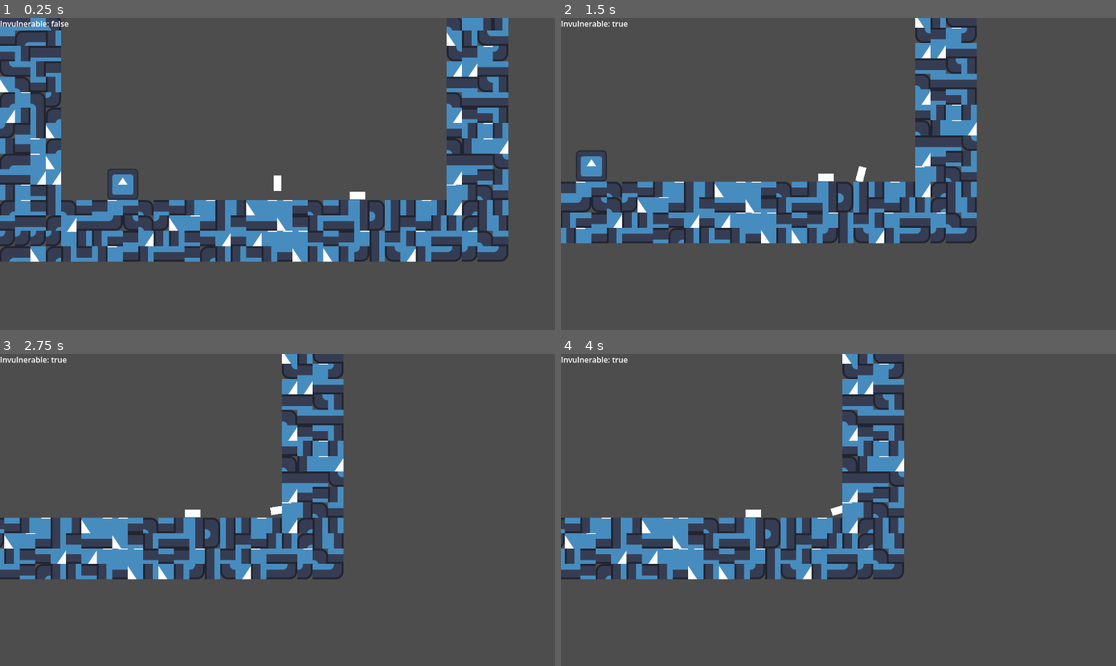
Above: before the commit, frames 1-4 (two rows, left to right).
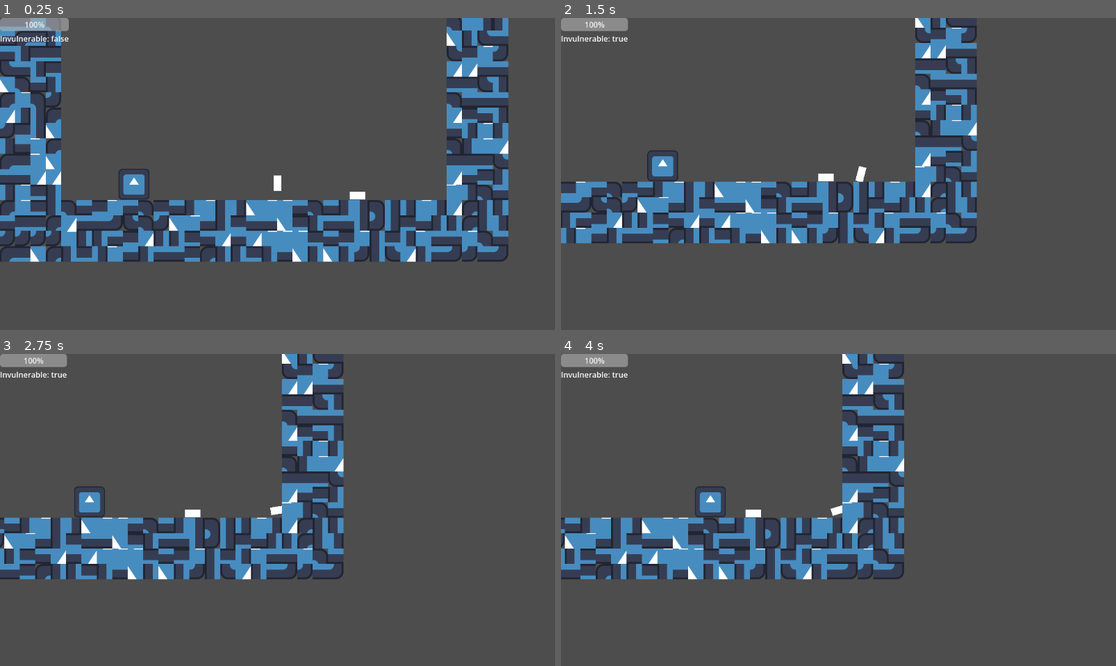
Above: after the commit, the same moments.

Repository: diflouroethane/sidescroller-thing
Game: Godot game, scene res://main.tscn
Same seed, same stepped clock (60 frames per second), same inputs: the game is played once before the commit and once after it. The engine's default icon, where the game draws it, is replaced by a stand-in: a white triangle on a blue panel in a dark square.
Inputs:
- Up to frame 1 (0.25 s): no input
- Up to frame 2 (1.5 s): tap Enter (ui_accept) at 0.5, 0.77 s; hold Space (roll) 0.53-1.28 s; hold D (right) from 0.53 s (still down); tap M (attack) at 0.6 s; tap Space (roll) at 1.35 s
- Up to frame 3 (2.75 s): tap Enter (ui_accept) at 1.52 s; tap M (attack) at 1.55, 2.1 s; release D (right) at 2.03 s; hold A (left) from 2.03 s (still down); hold Space (roll) from 2.03 s (still down)
- Up to frame 4 (4 s): release A (left) at 2.78 s; release Space (roll) at 2.78 s; hold D (right) from 2.78 s (still down); tap Space (roll) at 2.85 s; tap Enter (ui_accept) at 3.02, 3.77 s; tap M (attack) at 3.05 s; hold Space (roll) from 3.53 s (still down); tap Alt at 3.6 s

The runs differ from the first frame. In frame 1, 1.0% of the frame differs, in the area x 0-27%, y 0-59%; in frame 2, 1.2%, in the area x 0-22%, y 0-53%; in frame 3, 0.9%; in frame 4, 0.9%.

Commit message:
more functionality, AND recoild from when you hit the bossgit status!

Diff:
--- /dev/null
+++ b/global.gd
@@ -0,0 +1,11 @@
+extends Node
+
+var player_pos: Vector2
+# Called when the node enters the scene tree for the first time.
+func _ready() -> void:
+	pass # Replace with function body.
+
+
+# Called every frame. 'delta' is the elapsed time since the previous frame.
+func _process(_delta: float) -> void:
+	pass
--- a/main.tscn
+++ b/main.tscn
@@ -48,6 +48,9 @@
 
 [node name="Main" type="Node2D" unique_id=102966716]
 
+[node name="Swordsman" parent="." unique_id=394240687 instance=ExtResource("4_1bvp3")]
+position = Vector2(-320, 31)
+
 [node name="Player" parent="." unique_id=954652772 instance=ExtResource("1_ig7tw")]
 position = Vector2(1, 0)
 
@@ -57,6 +60,3 @@
 
 [node name="Hurt" parent="." unique_id=1801091980 instance=ExtResource("3_h2yge")]
 position = Vector2(167, 55)
-
-[node name="Swordsman" parent="." unique_id=394240687 instance=ExtResource("4_1bvp3")]
-position = Vector2(-320, 31)
--- a/player.gd
+++ b/player.gd
@@ -4,19 +4,24 @@
 
 const WALKING_SPEED: float = 15_000.0
 const ROLLING_SPEED: float = 30_000.0
+const RECOIL_SPEED: float = 15_000.0
 
+var max_health: int = 10
+var health: int = max_health
 #const SLIDING_SPEED: float = 30_000.0
 #var sliding: bool = false
 var rolling: bool = false
 var invuln: bool = false
 var can_attack: bool = true
 
+var recoiling: bool = false
+
 var direction: float
 
 var dirs: Dictionary = {"UP": "Up", "LEFT": "Left", "RIGHT": "Right"}
 var loc:  String = "Up"
 
-@onready var debug_label = $Camera2D/CanvasLayer/DebugLabel
+@onready var debug_label = $Camera2D/CanvasLayer/VBoxContainer/DebugLabel
 
 enum states {
 	IDLE,
@@ -30,11 +35,15 @@
 
 @onready var slash: PackedScene = load("uid://b70go1gmhi1sw")
 
-func is_rolling()->bool:
-	return (state == states.ROLL)
+func _ready() -> void:
+	$Camera2D/CanvasLayer/VBoxContainer/ProgressBar.max_value = max_health
+
+
 
 func _physics_process(delta: float) -> void:
 	print_info()
+
+	Global.player_pos = position
 	# Add the gravity.
 	if not is_on_floor():
 		velocity += get_gravity() * delta
@@ -71,10 +80,16 @@
 	else:
 		velocity.x = move_toward(velocity.x, 0, WALKING_SPEED)
 
+
 	if Input.is_action_pressed("roll") && direction != 0:
 		state = states.ROLL
 
 	move_and_slide()
+
+
+
+func is_rolling()->bool:
+	return (state == states.ROLL)
 
 func state_logic(_delta: float) -> void:
 	if state == states.ROLL:
@@ -97,4 +112,15 @@
 	state = states.IDLE
 
 func print_info() -> void:
+	$Camera2D/CanvasLayer/VBoxContainer/ProgressBar.value = health
 	debug_label.text = "Invulnerable: " + str(invuln)
+
+func recoil(dir: String) -> void:
+	if dir == "left":
+		recoiling = true
+
+func hurt(dmg: int) -> void:
+	if !(dmg>0):
+		push_error("tried to hurt player for negative health!!")
+		return
+	health -= dmg
--- a/player.tscn
+++ b/player.tscn
@@ -107,38 +107,50 @@
 [sub_resource type="RectangleShape2D" id="RectangleShape2D_onrkg"]
 size = Vector2(16, 32)
 
-[node name="Player" type="CharacterBody2D" groups=["player"]]
+[node name="Player" type="CharacterBody2D" unique_id=576254865 groups=["player"]]
 script = ExtResource("1_onrkg")
 
-[node name="Animation" type="AnimatedSprite2D" parent="."]
+[node name="Animation" type="AnimatedSprite2D" parent="." unique_id=866458301]
 rotation = 3.1415927
 sprite_frames = SubResource("SpriteFrames_hqtel")
 animation = &"rolling"
 frame = 11
 frame_progress = 1.0
 
-[node name="walking" type="CollisionShape2D" parent="."]
+[node name="walking" type="CollisionShape2D" parent="." unique_id=446084662]
 shape = SubResource("RectangleShape2D_onrkg")
 
-[node name="locations" type="Node2D" parent="."]
+[node name="locations" type="Node2D" parent="." unique_id=1012914253]
 
-[node name="Left" type="Marker2D" parent="locations"]
+[node name="Left" type="Marker2D" parent="locations" unique_id=2016656454]
 position = Vector2(-32, 0)
 
-[node name="Right" type="Marker2D" parent="locations"]
+[node name="Right" type="Marker2D" parent="locations" unique_id=744682952]
 position = Vector2(32, 0)
 
-[node name="Up" type="Marker2D" parent="locations"]
+[node name="Up" type="Marker2D" parent="locations" unique_id=618260296]
 position = Vector2(0, -32)
 rotation = -1.5707964
 
-[node name="Camera2D" type="Camera2D" parent="."]
+[node name="Camera2D" type="Camera2D" parent="." unique_id=930933239]
 position_smoothing_enabled = true
 
-[node name="CanvasLayer" type="CanvasLayer" parent="Camera2D"]
+[node name="CanvasLayer" type="CanvasLayer" parent="Camera2D" unique_id=2075188059]
 
-[node name="DebugLabel" type="Label" parent="Camera2D/CanvasLayer"]
+[node name="VBoxContainer" type="VBoxContainer" parent="Camera2D/CanvasLayer" unique_id=661633837]
 offset_right = 40.0
-offset_bottom = 23.0
+offset_bottom = 40.0
+
+[node name="ProgressBar" type="ProgressBar" parent="Camera2D/CanvasLayer/VBoxContainer" unique_id=795701669]
+layout_mode = 2
+
+[node name="DebugLabel" type="Label" parent="Camera2D/CanvasLayer/VBoxContainer" unique_id=190301344]
+layout_mode = 2
+text = "frog"
+
+[node name="RecoilTimer" type="Timer" parent="." unique_id=1944061811]
+wait_time = 0.25
+one_shot = true
 
 [connection signal="animation_finished" from="Animation" to="." method="_on_animation_finished"]
+[connection signal="timeout" from="RecoilTimer" to="." method="_on_recoil_timer_timeout"]
--- a/project.godot
+++ b/project.godot
@@ -18,6 +18,10 @@
 run/main_scene="uid://m0qcx4ie06x1"
 config/features=PackedStringArray("4.6", "Forward Plus")
 config/icon="res://icon.svg"
+
+[autoload]
+
+Global="*uid://7tsx4pd1nxpw"
 
 [editor_plugins]
 
--- a/slash.gd
+++ b/slash.gd
@@ -9,6 +9,5 @@
 
 
 
-
 func _on_animated_sprite_2d_animation_finished() -> void:
 	queue_free()
--- a/swordsman.gd
+++ b/swordsman.gd
@@ -1,4 +1,6 @@
 extends Area2D
+
+const SPEED: int = 100
 
 enum states {
 	WALK,
@@ -7,25 +9,70 @@
 	REST
 }
 var state: states = states.REST
-
+var p_pos: String
 var velocity: Vector2 = Vector2.ZERO
-
+var anim_size: Vector2
+var tween: Tween
 # Called when the node enters the scene tree for the first time.
 func _ready() -> void:
-	pass # Replace with function body.
+
+	#pass # Replace with function body.
+	var a: SpriteFrames = $AnimatedSprite2D.sprite_frames
+	anim_size = a.get_frame_texture($AnimatedSprite2D.animation, 0).get_size()
 
 
 # Called every frame. 'delta' is the elapsed time since the previous frame.
 func _process(_delta: float) -> void:
 	match state:
 		states.WALK:
-			pass
+			if Global.player_pos.x > position.x:
+				velocity.x = SPEED * _delta
+				p_pos = "right"
+				#print(p_pos)
+			elif Global.player_pos.x < position.x:
+				velocity.x = -SPEED * _delta
+				p_pos = "left"
+				#print(p_pos)
 		states.ATTACK:
 			pass
 		states.CHARGE_ATTACK:
 			pass
 		states.REST:
-			pass
+			changeto(states.WALK)
+	position += velocity
 
-func state_change(st: states) -> void:
+func changeto(st: states) -> void:
 	state = st
+
+
+func _on_body_entered(body: Node2D) -> void:
+	if body is Player and !body.invuln:
+		#print("FIXME: hurt player!!")
+		print("hurt player for one damage!")
+
+		calc_recoil(body)
+
+		#if p_pos == "left":
+			#var space_state = get_world_2d().direct_space_state
+			#var query = PhysicsRayQueryParameters2D.create(body.global_position, Vector2(body.position.x -(anim_size.x/3), body.position.y))
+			#var result = space_state.intersect_ray(query)
+			#if not result:
+				#var bt = body.create_tween()
+				#bt.set_process_mode(Tween.TWEEN_PROCESS_PHYSICS)
+				#bt.tween_property(body, "position", Vector2(body.position.x -(anim_size.x/3), body.position.y), 0.1)
+			##body.position.x -= anim_size.x/2
+		#else:
+			#body.position.x += anim_size.x/2
+		#else:
+			#body.recoil(p_pos)
+		body.hurt(1)
+
+func calc_recoil(body: Player):
+	var potentialx = body.position.x - (anim_size.x/3) if p_pos == "left" else body.position.x + (anim_size.x/3)
+	var space_state = get_world_2d().direct_space_state
+	var query = PhysicsRayQueryParameters2D.create(body.global_position, Vector2(potentialx, body.position.y))
+	var result = space_state.intersect_ray(query)
+	if not result:
+		var bt = body.create_tween()
+		bt.set_process_mode(Tween.TWEEN_PROCESS_PHYSICS)
+		bt.tween_property(body, "position", Vector2(potentialx, body.position.y), 0.1)
--- a/swordsman.tscn
+++ b/swordsman.tscn
@@ -26,3 +26,5 @@
 
 [node name="CollisionShape2D" type="CollisionShape2D" parent="." unique_id=1251469965]
 shape = SubResource("RectangleShape2D_os08l")
+
+[connection signal="body_entered" from="." to="." method="_on_body_entered"]
Not shown, added: global.gd.uid
Not shown: 1 places in player.tscn that only renumber resources
